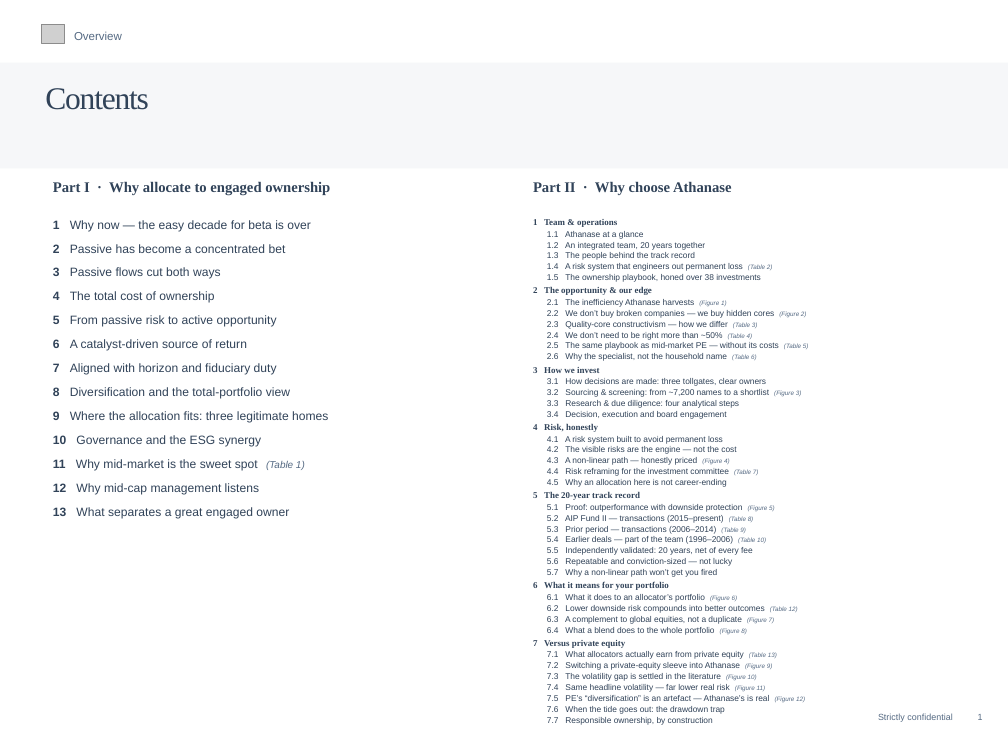
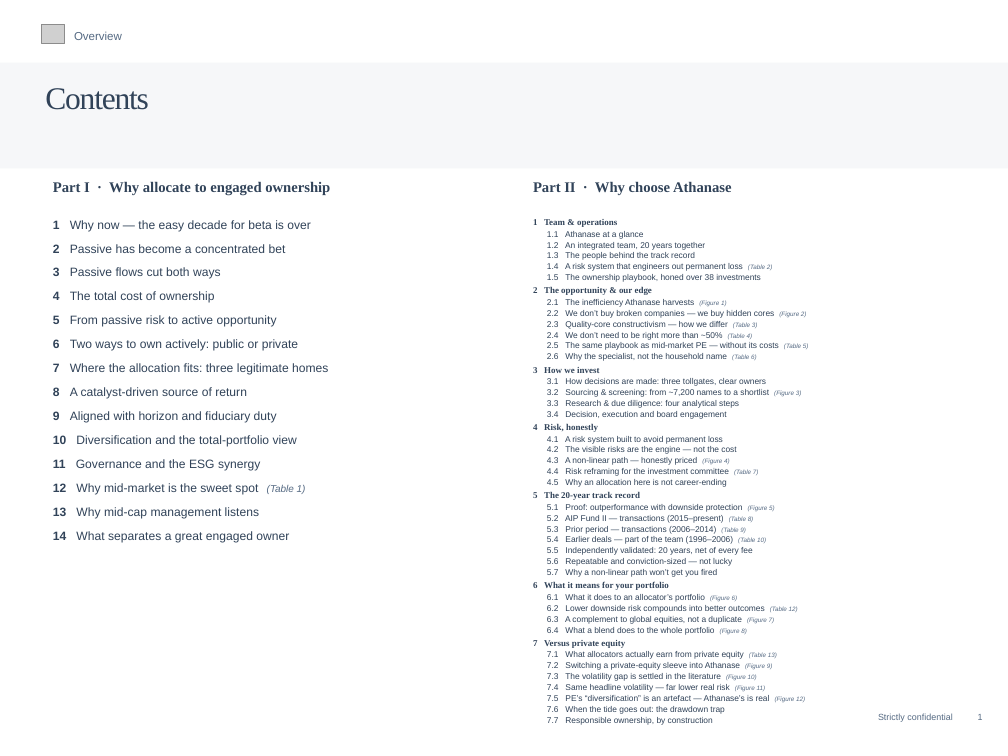
Before and after one commit to charette-lab/Claude, a slide deck: slide 2 of Athanase_Engaged_Ownership_Allocator_Deck.pptx. Drawn at 1008x756 pixels with LibreOffice and Linux fonts; fonts in the diff are those of the drawing; grey boxes stand for pictures. Boxes give left, top, right and bottom in pixels: in the first picture for what was removed or moved away, otherwise in the second. Text is boxed around its words. In the diff, an @@ line names an element or a change of style, - is before the commit and + after.

```diff
--- a/Athanase_Engaged_Ownership_Allocator_Deck.pptx
+++ b/Athanase_Engaged_Ownership_Allocator_Deck.pptx
@@ text at (53,339,328,543): text changed @@
-6 A catalyst-driven source of return
-7 Aligned with horizon and fiduciary duty
-8 Diversification and the total-portfolio view
-9 Where the allocation fits: three legitimate homes
-10 Governance and the ESG synergy
-11 Why mid-market is the sweet spot (Table 1)
-12 Why mid-cap management listens
-13 What separates a great engaged owner
+6 Two ways to own actively: public or private
+7 Where the allocation fits: three legitimate homes
+8 A catalyst-driven source of return
+9 Aligned with horizon and fiduciary duty
+10 Diversification and the total-portfolio view
+11 Governance and the ESG synergy
+12 Why mid-market is the sweet spot (Table 1)
+13 Why mid-cap management listens
+14 What separates a great engaged owner
```
Also in this commit, not shown: 58 other slides changed, 1 slide added, 1 other file.
